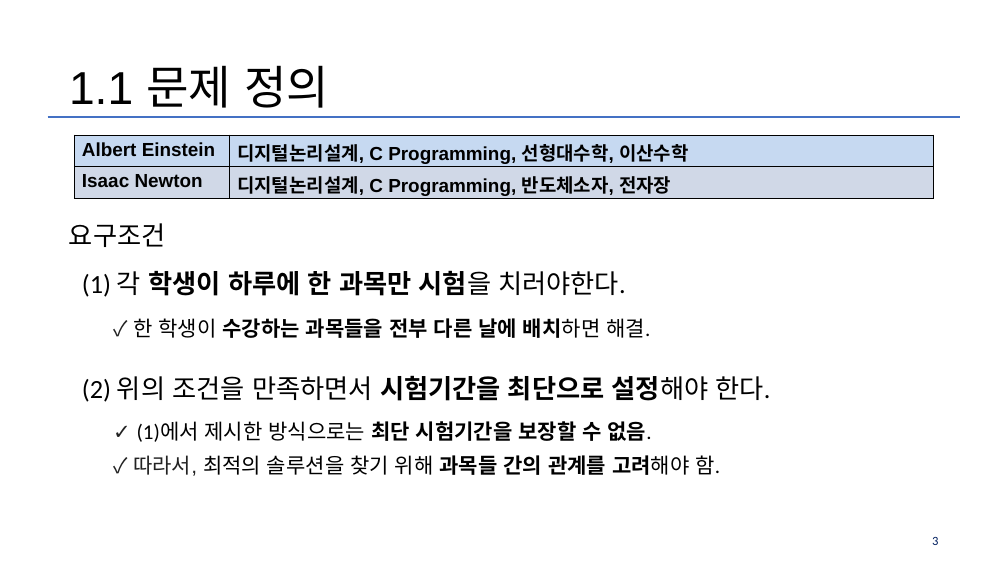
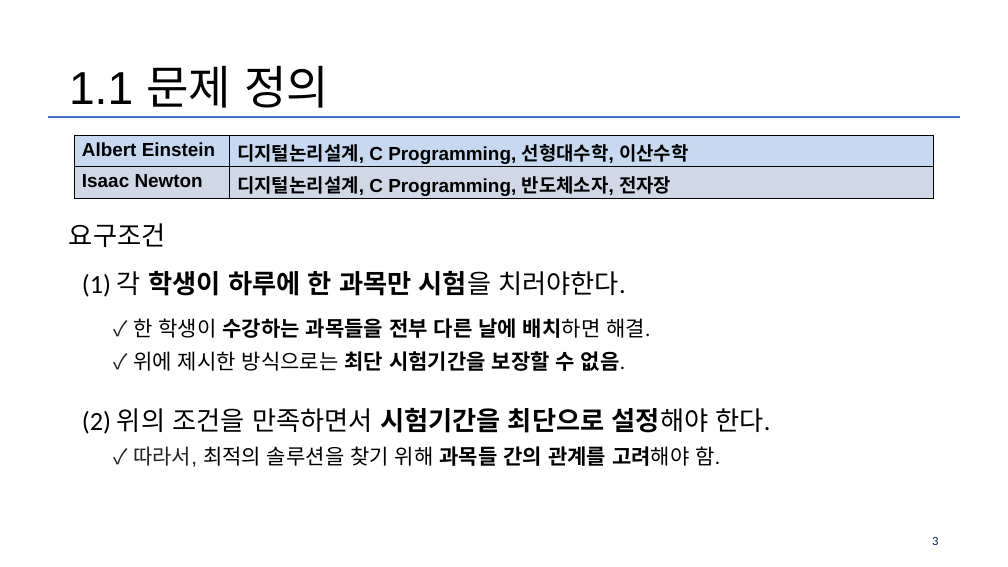
Before and after one commit to Much3m/Exam_Scheduler, a slide deck: slide 3 of MidtermPj_2018440017_김민석(발표용).pptx. Drawn at 1008x567 pixels with LibreOffice and Linux fonts; fonts in the diff are those of the drawing; background and template pictures are left out. Boxes give left, top, right and bottom in pixels: in the first picture for what was removed or moved away, otherwise in the second. Text is boxed around its words. In the diff, an @@ line names an element or a change of style, - is before the commit and + after.

```diff
--- a/MidtermPj_2018440017_김민석(발표용).pptx
+++ b/MidtermPj_2018440017_김민석(발표용).pptx
@@ text at (133, 351, 625, 371): text changed; bold on @@
-✓ (1)에서 제시한 방식으로는 최단 시험기간을 보장할 수 없음.
+✓ 위에 제시한 방식으로는 최단 시험기간을 보장할 수 없음.
@@ text "(2) 위의 조건을 만족하면서 시험기간을 ...": place and size @@
-text "(2) 위의 조건을 만족하면서 시험기간을 ..." at (82, 375, 771, 402)
+text "(2) 위의 조건을 만족하면서 시험기간을 ..." at (82, 407, 771, 434)
@@ text "✓ 따라서, 최적의 솔루션을 찾기 ...": place and size @@
-text "✓ 따라서, 최적의 솔루션을 찾기 ..." at (133, 455, 720, 476)
+text "✓ 따라서, 최적의 솔루션을 찾기 ..." at (133, 446, 720, 467)
```
Also in this commit, not shown: 2 other files.
